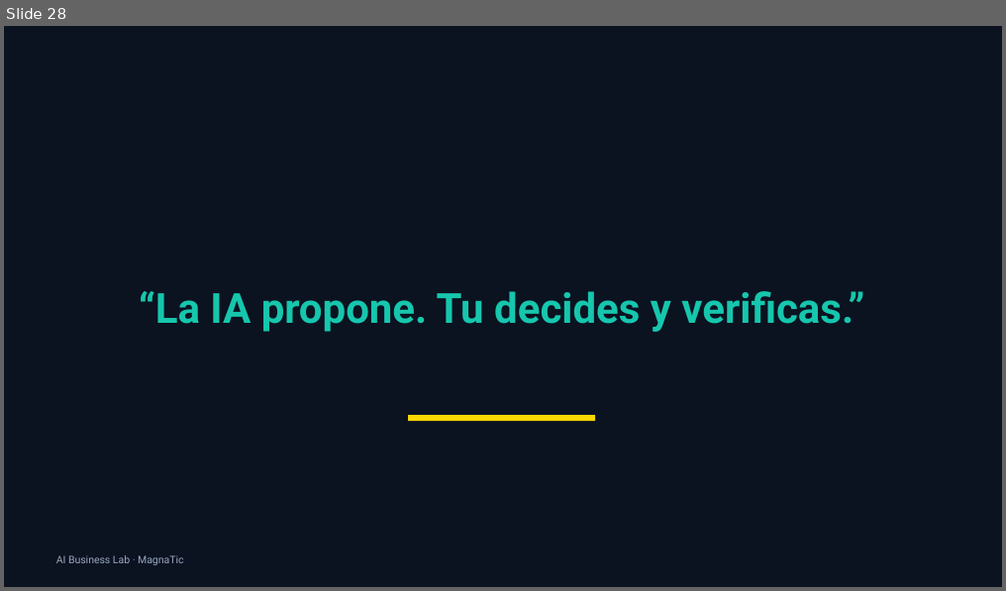
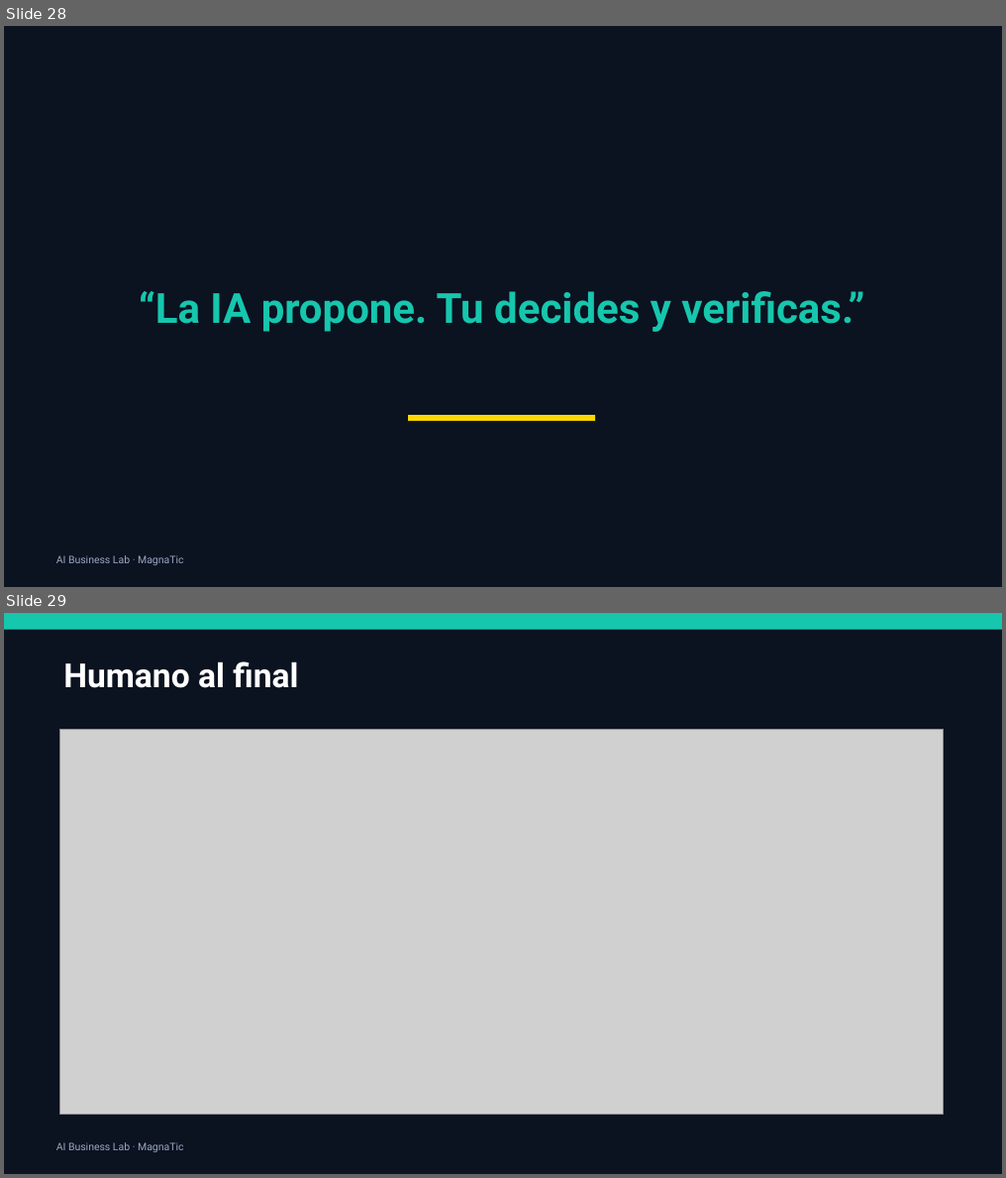
Before and after one commit to xander0408/CURSOS, a slide deck: AI-Business-Lab-Presentacion.pptx. Shown one above the other, each under a label of ours: slide 28 before the commit, slides 28 and 29 after it. The pictures are 1006x591 and 1006x1178 pixels, drawn with LibreOffice and Linux fonts; fonts in the diff are those of the drawing; grey boxes stand for pictures. Boxes give left, top, right and bottom in pixels: in the first picture for what was removed or moved away, otherwise in the second. Text is boxed around its words. In the diff, an @@ line names an element or a change of style, - is before the commit and + after.

```diff
--- a/AI-Business-Lab-Presentacion.pptx
+++ b/AI-Business-Lab-Presentacion.pptx
@@ slide 29 added at (4, 613, 1002, 1174), background #0B1220 @@
@@ rectangle added at (4, 613, 1002, 630), fill #16C6AD @@
@@ text added at (63, 662, 298, 688), 32 pt, text #FFFFFF, bold @@
+Humano al final
@@ picture added at (60, 729, 944, 1115) @@
@@ text added at (56, 1143, 183, 1153), 10 pt, text #9AA8C2 @@
+AI Business Lab · MagnaTic
```
Also in this commit, not shown: 3 slides changed, 6 other slides added, 1 slide removed, 28 other files.
